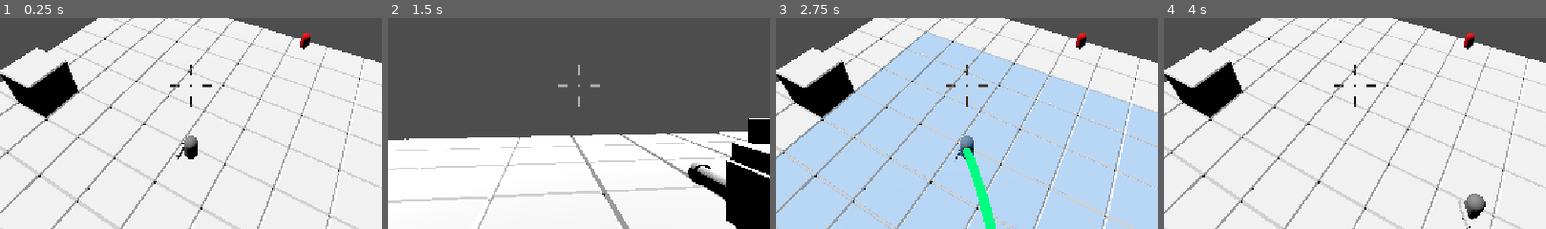
Above: before the commit, frames 1-4 (left to right).
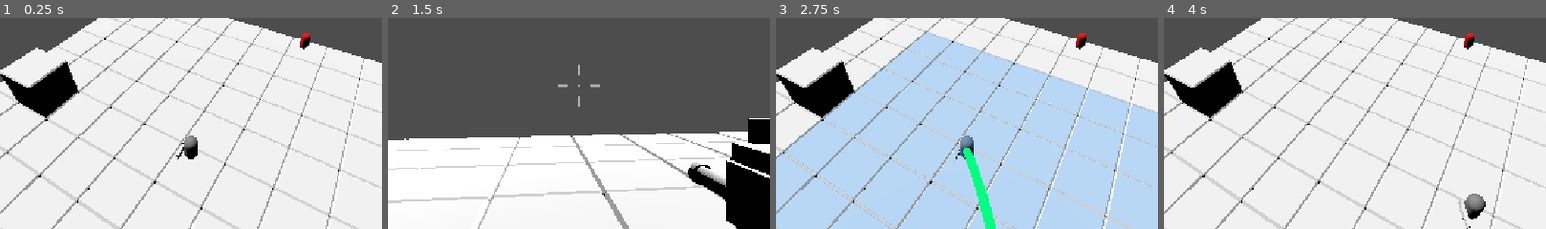
Above: after the commit, the same moments.

Repository: NipunaGi/HackPrinceton_SRPG
Game: Godot game, scene res://Scenes/node_3d.tscn
Two runs of this game, one before a commit and one after it. Both use one fixed random seed, a clock stepped at 60 frames per second and the inputs below.
Inputs (mouse positions are % of the whole screen's width and height, from its top left):
- Up to frame 1 (0.25 s): no input
- Up to frame 2 (1.5 s): click (36, 92) at 0.5 s; tap Enter at 1.25 s; move the mouse to (55, 49) at 1.27 s; hold E (tiltRight) from 1.28 s (still down); click (55, 49) at 1.42 s
- Up to frame 3 (2.75 s): tap Space (jump) at 1.52 s; release E (tiltRight) at 2 s; click (50, 92) at 2 s
- Up to frame 4 (4 s): click (65, 92) at 2.75 s; tap Space (jump) at 3.5, 3.77 s; move the mouse to (30, 54) at 3.52 s; hold Q (tiltLeft) from 3.53 s (still down)
The pictures show only the part of the screen within x 25-75%, y 33-83%; the shares and areas given below are measured in that part.

The runs differ from the first frame. In frame 1, 0.1% of the frame differs, in the area x 44-56%, y 22-43%; in frame 2, nothing differs; in frame 3, 0.1%; in frame 4, 0.1%.

Commit message:
fixes reticle visibility

Diff:
--- a/project-srpg/Scenes/node_3d.gd
+++ b/project-srpg/Scenes/node_3d.gd
@@ -3,6 +3,7 @@
 # This path targets your top-level UI container ('actions') that holds the Panel and Buttons.
 @onready var button_container: Control = $GameHUD/actions
 @onready var ammo_container: Control = $Ammo
+@onready var crosshair_container: Control = %crosshair
 
 @onready var bullet_label: Label = ammo_container.get_node("PlayerInfoBox2/Label")
 # Called when the node enters the scene tree for the first time.
@@ -20,6 +21,7 @@
 	if is_instance_valid(button_container):
 		button_container.visible = true
 		ammo_container.visible = false
+		crosshair_container.visible = false
 
 
 # Called every frame. 'delta' is the elapsed time since the previous frame.
@@ -34,11 +36,13 @@
 			# Entering FPS/Shoot mode: Hide the entire 'actions' node
 			button_container.visible = false
 			ammo_container.visible = true
+			crosshair_container.visible = true
 			print("UI Hidden: Entered FPS Mode.")
 		else:
 			# Exiting FPS mode / Returning to TP mode: Show the entire 'actions' node
 			button_container.visible = true
 			ammo_container.visible = false
+			crosshair_container.visible = false
 			print("UI Visible: Returned to TP Mode.")
 	else:
 		# Error handling for debugging
--- a/project-srpg/Scenes/node_3d.tscn
+++ b/project-srpg/Scenes/node_3d.tscn
@@ -135,6 +135,7 @@
 shape = SubResource("CapsuleShape3D_a8auw")
 
 [node name="crosshair" parent="." instance=ExtResource("5_ifh66")]
+unique_name_in_owner = true
 
 [node name="Ammo" parent="." instance=ExtResource("8_rvjhm")]
 
